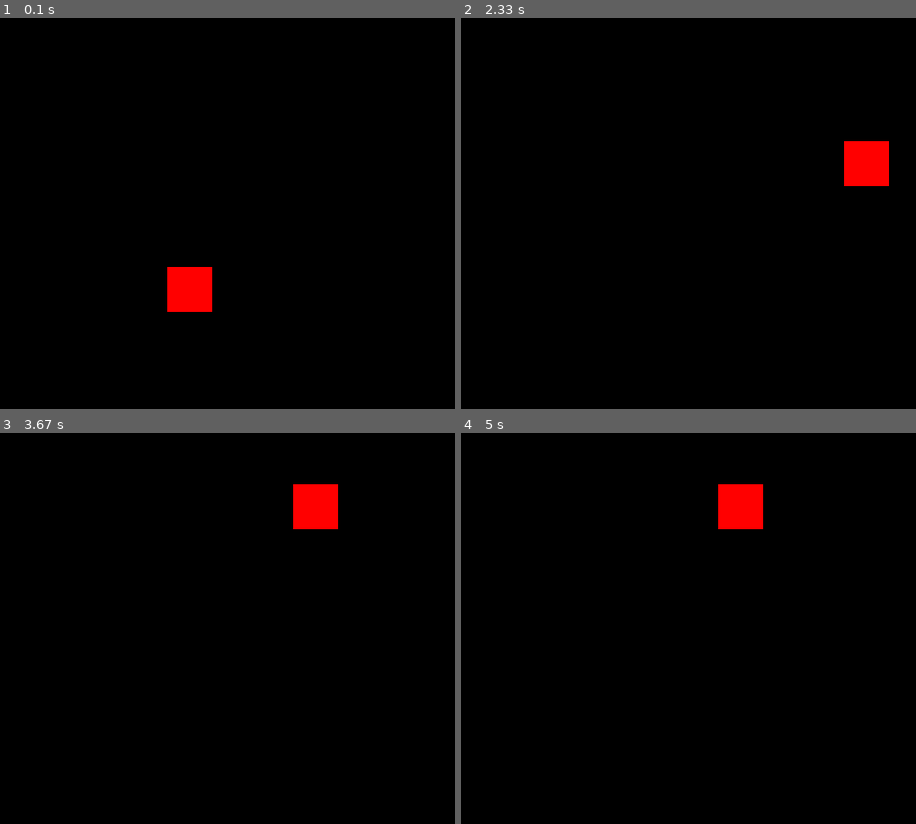
Above: before the commit, frames 1-4 (two rows, left to right).
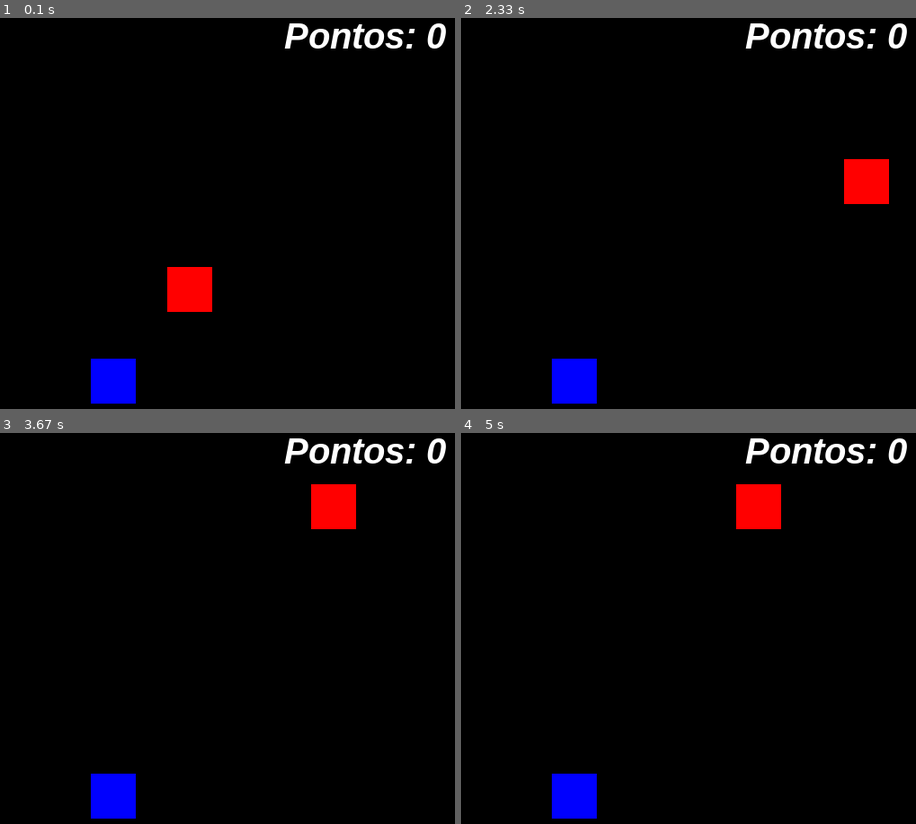
Above: after the commit, the same moments.

Repository: guilhermesaul/pygame
Game: pygame game, started from conteúdo/joao tinti/ex001.py
Two runs of this game, one before a commit and one after it. Both use one fixed random seed, a clock stepped at 60 frames per second and the inputs below.
Inputs:
- Up to frame 1 (0.1 s): no input
- Up to frame 2 (2.33 s): hold D 0.33-0.8 s; hold W 0.83-1.13 s; hold D 1.17-1.63 s; hold A 1.67-2.2 s; hold S from 2.23 s (still down)
- Up to frame 3 (3.67 s): release S at 2.53 s; hold A 2.57-2.97 s; hold W 3-3.37 s; hold D from 3.4 s (still down)
- Up to frame 4 (5 s): release D at 4.03 s; hold A 4.47-4.93 s; hold D from 4.97 s (still down)

The runs differ from the first frame. In frame 1, 2.1% of the frame differs, in the area x 19-99%, y 1-99%; in frame 2, 3.0%; in frame 3, 3.0%; in frame 4, 3.0%.

Commit message:
Adicionando texto e audio

Diff:
--- a/conteúdo/joao tinti/ex001.py
+++ b/conteúdo/joao tinti/ex001.py
@@ -1,26 +1,45 @@
 import pygame
 from pygame.locals import *
 from sys import exit
+from random import randint
 
 pygame.init
+pygame.font.init()
+pygame.mixer.init()
+
+musica_de_fundo = pygame.mixer.music.load("joao tinti\musicas\BoxCat Games - CPU Talk.mp3")
+pygame.mixer.music.play(-1)
 
 largura = 640
 altura = 480
 x = largura/2
 y = largura/2
 
+x_azul = randint(50, 590)
+y_azul = randint(50, 430)
+pontos = 0
+fonte = pygame.font.SysFont("arial", 40, True, True)
+
 tela = pygame.display.set_mode((largura, altura))
 pygame.display.set_caption("Jogo")
 relogio = pygame.time.Clock() # função para conseguir definir o FPS
 
 while True:
+    # Pintar
+    tela.fill((0, 0, 0))
+    mensagem = f"Pontos: {pontos}"
+    texto_formatado = fonte.render(mensagem, True, (255, 255, 255))
+    ret_vermelho = pygame.draw.rect(tela, (255, 0, 0), (x, y, 50, 50))
+    ret_azul = pygame.draw.rect(tela, (0, 0, 255), (x_azul, y_azul, 50, 50))
+    tela.blit(texto_formatado, (450, 40))
+    pygame.display.update()
+
     # Calcular as regras
     relogio.tick(30) # define o FPS
-
-    # Pintar
-    tela.fill((0, 0, 0))
-    pygame.draw.rect(tela, (255, 0, 0), (x, y, 50, 50))
-    pygame.display.update()
+    if ret_vermelho.colliderect(ret_azul):
+        x_azul = randint(50, 590)
+        y_azul = randint(50, 430)
+        pontos += 1
 
     # Eventos
     for event in pygame.event.get():
Not shown, added: conteúdo/joao tinti/musicas/BoxCat Games - CPU Talk.mp3
Not shown, added: conteúdo/joao tinti/musicas/smw_coin.wav
